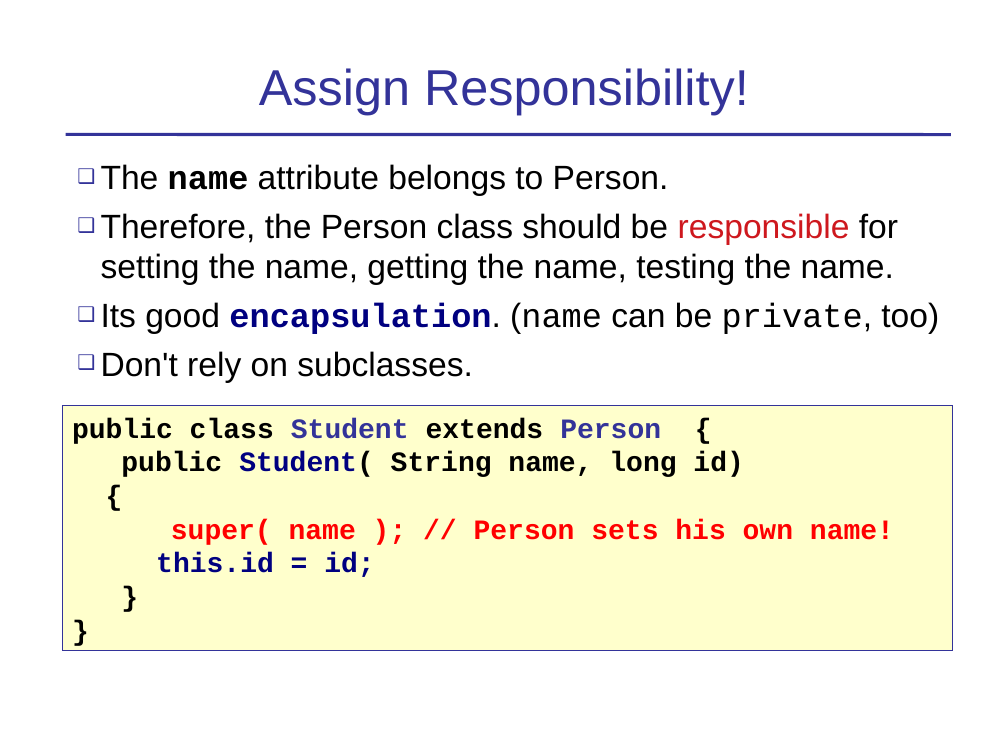
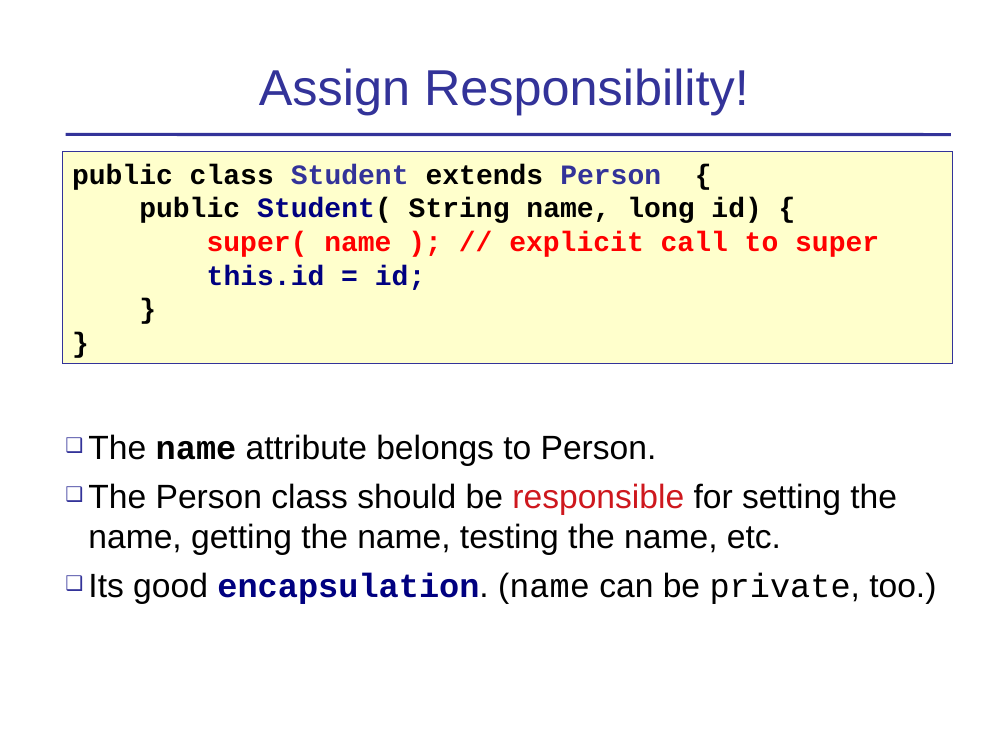
Before and after one commit to skeoop/skeoop.github.io, a slide deck: slide 23 of oop/Inheritance-Basics.ppt. Drawn at 1008x756 pixels with LibreOffice and Linux fonts; fonts in the diff are those of the drawing. Boxes give left, top, right and bottom in pixels: in the first picture for what was removed or moved away, otherwise in the second. Text is boxed around its words. In the diff, an @@ line names an element or a change of style, - is before the commit and + after.

```diff
--- a/oop/Inheritance-Basics.ppt
+++ b/oop/Inheritance-Basics.ppt
@@ rectangle "public class Student extends Person ...": place and size @@
-rectangle "public class Student extends Person ..." at (62, 405, 953, 651)
+rectangle "public class Student extends Person ..." at (62, 151, 953, 363)
@@ text in rectangle at (139, 198, 879, 257): text changed @@
-public Student( String name, long id)
-{
-super( name ); // Person sets his own name!
+public Student( String name, long id) {
+super( name ); // explicit call to super
@@ text "The name attribute belongs to ...": place and size @@
-text "The name attribute belongs to ..." at (101, 164, 939, 383)
+text "The name attribute belongs to ..." at (88, 434, 936, 604)
@@ text at (88, 483, 936, 604): text changed @@
-❑ Therefore, the Person class should be responsible for setting the name, getting the name, testing the name.
-❑ Its good encapsulation. (name can be private, too)
-❑ Don't rely on subclasses.
+❑ The Person class should be responsible for setting the name, getting the name, testing the name, etc.
+❑ Its good encapsulation. (name can be private, too.)
```
Also in this commit, not shown: 25 other slides changed, 1 slide added, 4 slides removed, 5 other files.
